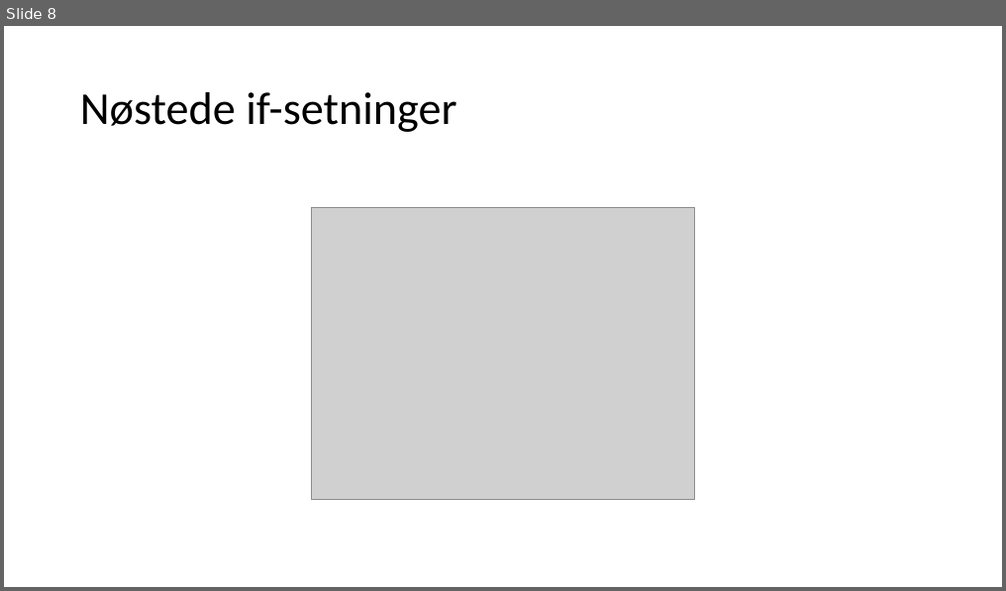
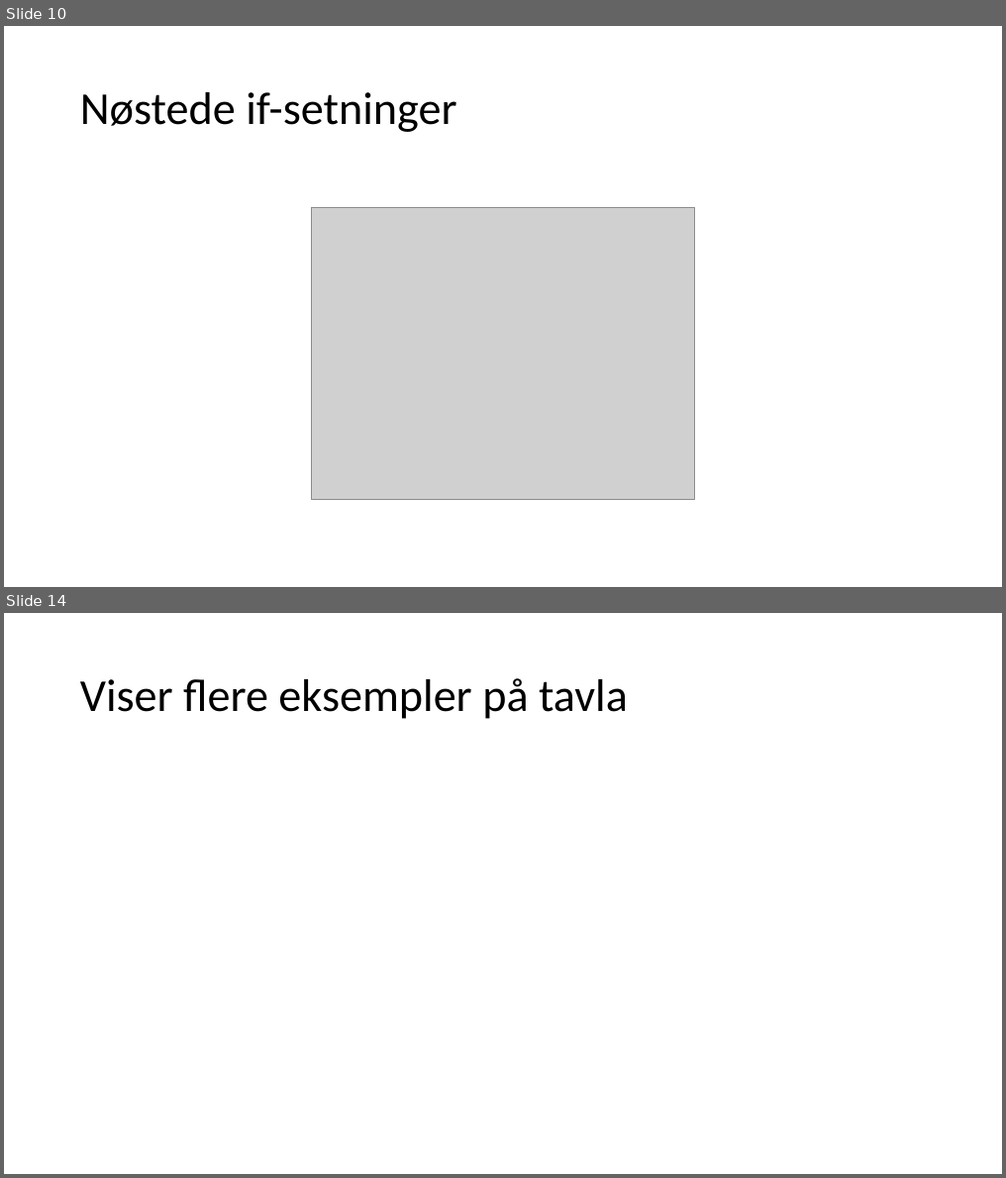
Before and after one commit to AizanM/IT2, a slide deck: Uke 36/Uke 36.pptx. Shown one above the other, each under a label of ours: slide 8 before the commit, slides 10 and 14 after it; the slides between them are not shown. The pictures are 1006x591 and 1006x1178 pixels, drawn with LibreOffice and Linux fonts; fonts in the diff are those of the drawing; grey boxes stand for pictures. Boxes give left, top, right and bottom in pixels: in the first picture for what was removed or moved away, otherwise in the second. Text is boxed around its words. In the diff, an @@ line names an element or a change of style, - is before the commit and + after.

```diff
--- a/Uke 36/Uke 36.pptx
+++ b/Uke 36/Uke 36.pptx
@@ slide 14 added at [4, 613, 1002, 1174], background #FFFFFF @@
@@ title added at [80, 678, 628, 719], 44 pt, text #000000 @@
+Viser flere eksempler på tavla
@@ what was slide 8 is now slide 10 @@
```
Also in this commit, not shown: 2 slides changed, 5 other slides added, 21 other files.
